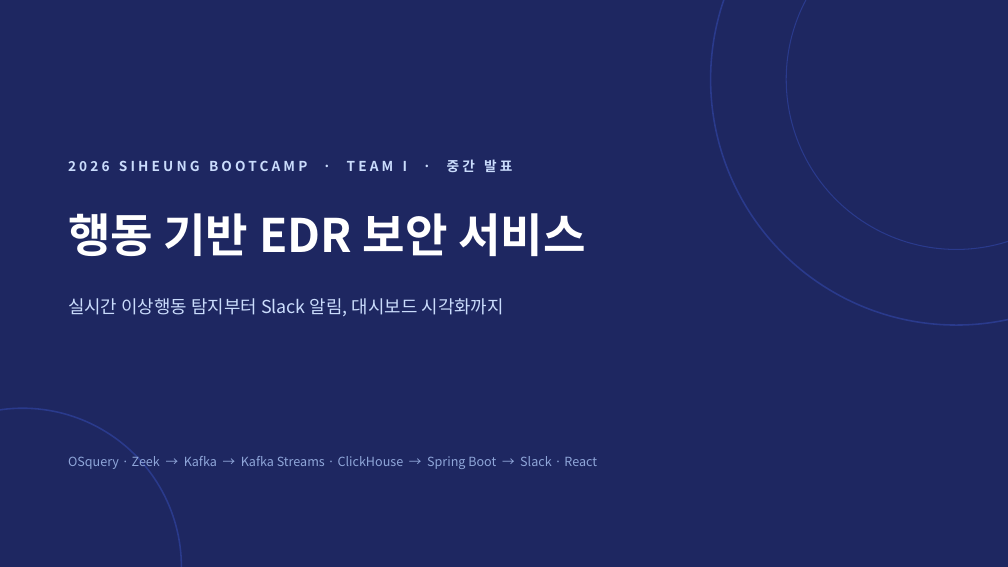
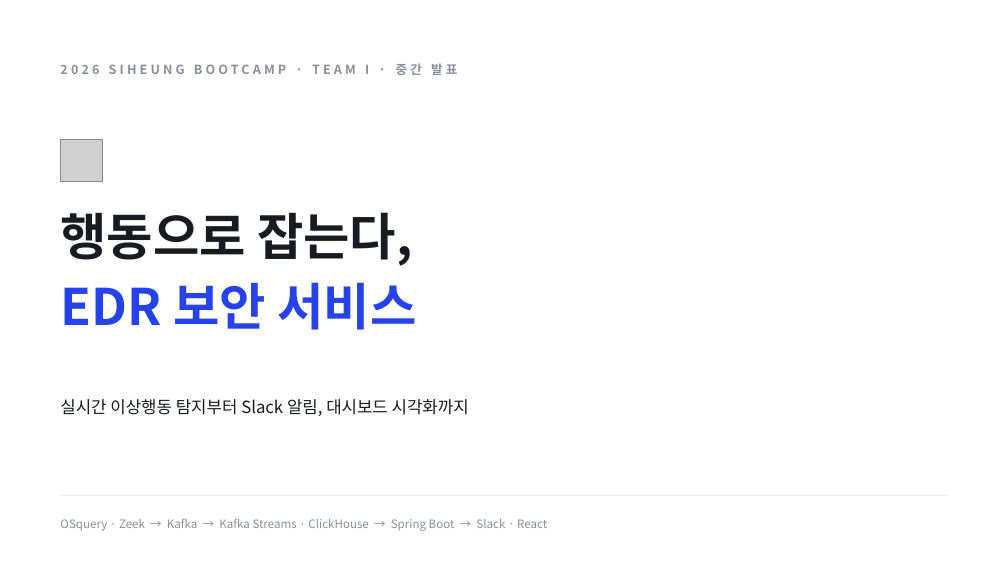
Before and after one commit to 2026-Siheung-Bootcamp-Team-I/Midterm-Presentation, a slide deck: slide 1 of 슬라이드/EDR_중간발표.pptx. Drawn at 1008x567 pixels with LibreOffice and Linux fonts; fonts in the diff are those of the drawing; grey boxes stand for pictures. Boxes give left, top, right and bottom in pixels: in the first picture for what was removed or moved away, otherwise in the second. Text is boxed around its words. In the diff, an @@ line names an element or a change of style, - is before the commit and + after.

Commit message:
발표 슬라이드 재구성: 시나리오 분리, 순서·번호 정리, 아키텍처 이미지·시각화 메모 추가

```diff
--- a/슬라이드/EDR_중간발표.pptx
+++ b/슬라이드/EDR_중간발표.pptx
@@ background #1E2761 to #FFFFFF @@
@@ ellipse removed at (711,0,1008,325) @@
@@ ellipse removed at (786,0,1008,250) @@
@@ text "2026 SIHEUNG BOOTCAMP · TEAM ...": place and size @@
-text "2026 SIHEUNG BOOTCAMP · TEAM ..." at (68,159,512,172)
+text "2026 SIHEUNG BOOTCAMP · TEAM ..." at (60,63,457,75)
@@ text "2026 SIHEUNG BOOTCAMP · TEAM ..." at (60,63,457,75): size 13 to 12 pt, text colour #CADCFC to #8A8F9C @@
@@ picture added at (60,140,102,181) @@
@@ text "행동으로 잡는다," at (60,212,416,330): vertical alignment middle to top @@
@@ text at (60,212,416,330): text changed; size 44 to 48 pt; text colour #FFFFFF to #191B22 @@
-행동 기반 EDR 보안 서비스
+행동으로 잡는다,
+EDR 보안 서비스
@@ text "실시간 이상행동 탐지부터 Slack 알림, ...": place and size @@
-text "실시간 이상행동 탐지부터 Slack 알림, ..." at (68,298,504,316)
+text "실시간 이상행동 탐지부터 Slack 알림, ..." at (60,399,469,416)
@@ text "실시간 이상행동 탐지부터 Slack 알림, ..." at (60,399,469,416): size 17 to 16 pt, text colour #CADCFC to #191B22 @@
@@ ellipse removed at (0,408,181,567) @@
@@ line added from (60, 495) to (948, 495), #E3E5EA 0.75 pt @@
@@ text "OSquery · Zeek → Kafka ...": place and size @@
-text "OSquery · Zeek → Kafka ..." at (68,453,597,470)
+text "OSquery · Zeek → Kafka ..." at (60,519,547,531)
@@ text "OSquery · Zeek → Kafka ..." at (60,519,547,531): size 12 to 11 pt, text colour #8FA6D9 to #8A8F9C @@
```
Also in this commit, not shown: 11 other slides changed, 19 other files.
